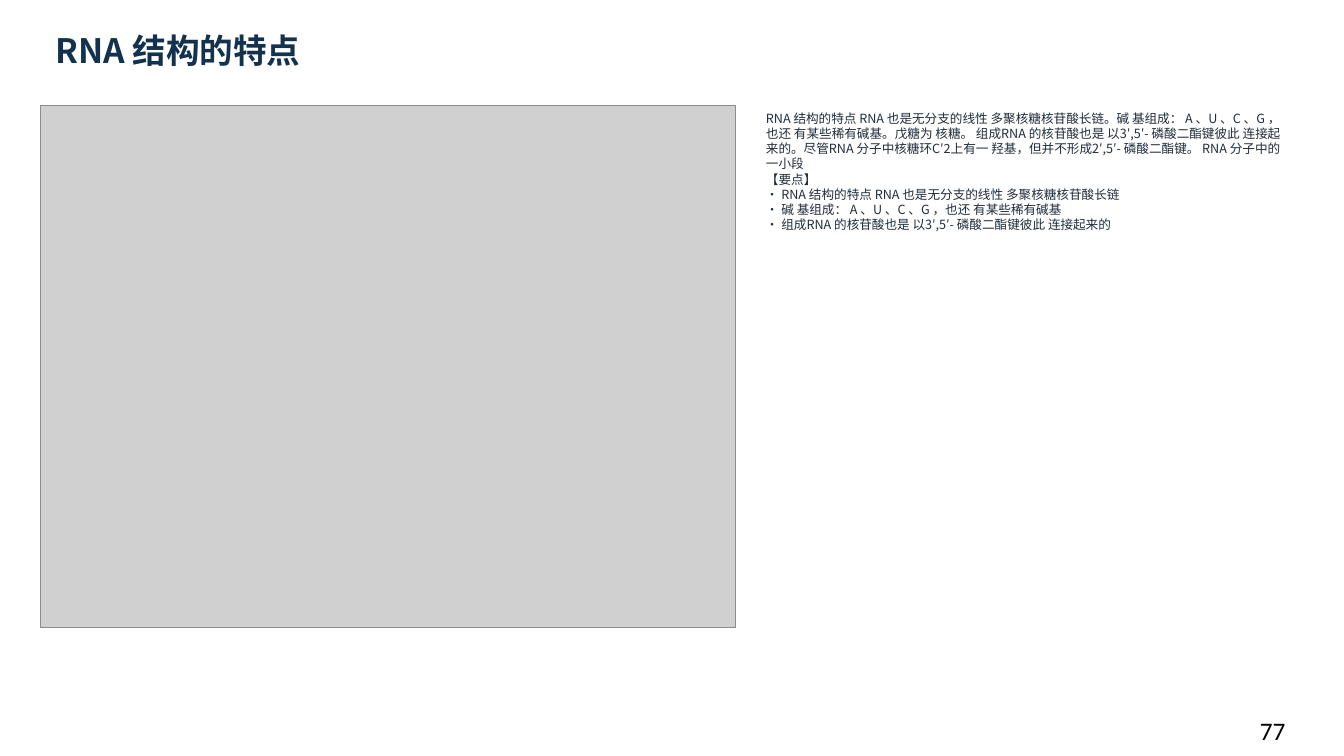
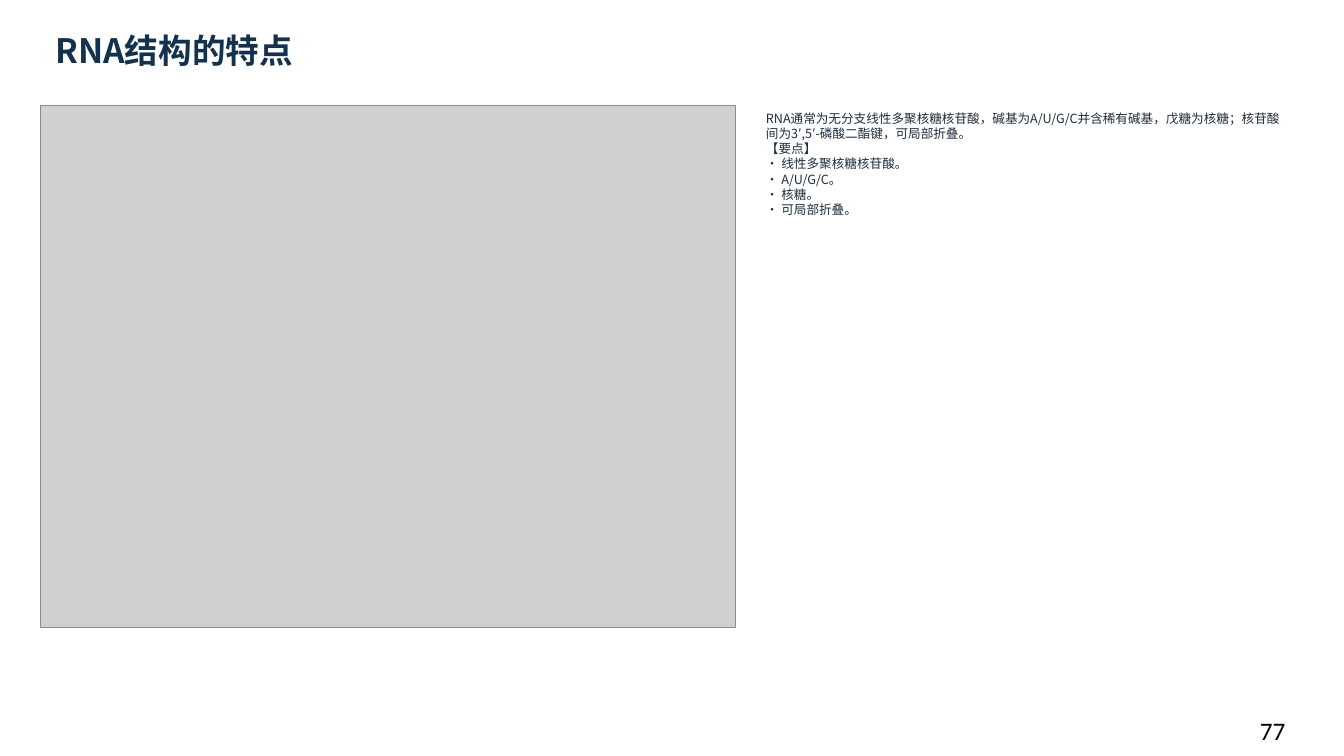
Before and after one commit to newkan-li/Biochemistry, a slide deck: slide 77 of downloads/bc11-ai-style.pptx. Drawn at 1344x756 pixels with LibreOffice and Linux fonts; fonts in the diff are those of the drawing; grey boxes stand for pictures. Boxes give left, top, right and bottom in pixels: in the first picture for what was removed or moved away, otherwise in the second. Text is boxed around its words. In the diff, an @@ line names an element or a change of style, - is before the commit and + after.

```diff
--- a/downloads/bc11-ai-style.pptx
+++ b/downloads/bc11-ai-style.pptx
@@ text at (x1=55, y1=34, x2=293, y2=66): spaces changed @@
-RNA 结构的特点
+RNA结构的特点
@@ text at (x1=766, y1=112, x2=1280, y2=215): text changed @@
-RNA 结构的特点 RNA 也是无分支的线性 多聚核糖核苷酸长链。碱 基组成： A 、U 、C 、G ，也还 有某些稀有碱基。戊糖为 核糖。 组成RNA 的核苷酸也是 以3′,5′- 磷酸二酯键彼此 连接起来的。尽管RNA 分子中核糖环C′2上有一 羟基，但并不形成2′,5′- 磷酸二酯键。 RNA 分子中的一小段
-【要点】
-• RNA 结构的特点 RNA 也是无分支的线性 多聚核糖核苷酸长链
-• 碱 基组成： A 、U 、C 、G ，也还 有某些稀有碱基
-• 组成RNA 的核苷酸也是 以3′,5′- 磷酸二酯键彼此 连接起来的
+RNA通常为无分支线性多聚核糖核苷酸，碱基为A/U/G/C并含稀有碱基，戊糖为核糖；核苷酸间为3′,5′-磷酸二酯键，可局部折叠。
+【要点】
+• 线性多聚核糖核苷酸。
+• A/U/G/C。
+• 核糖。
+• 可局部折叠。
```
Also in this commit, not shown: 28 other slides changed, 6 other files.
